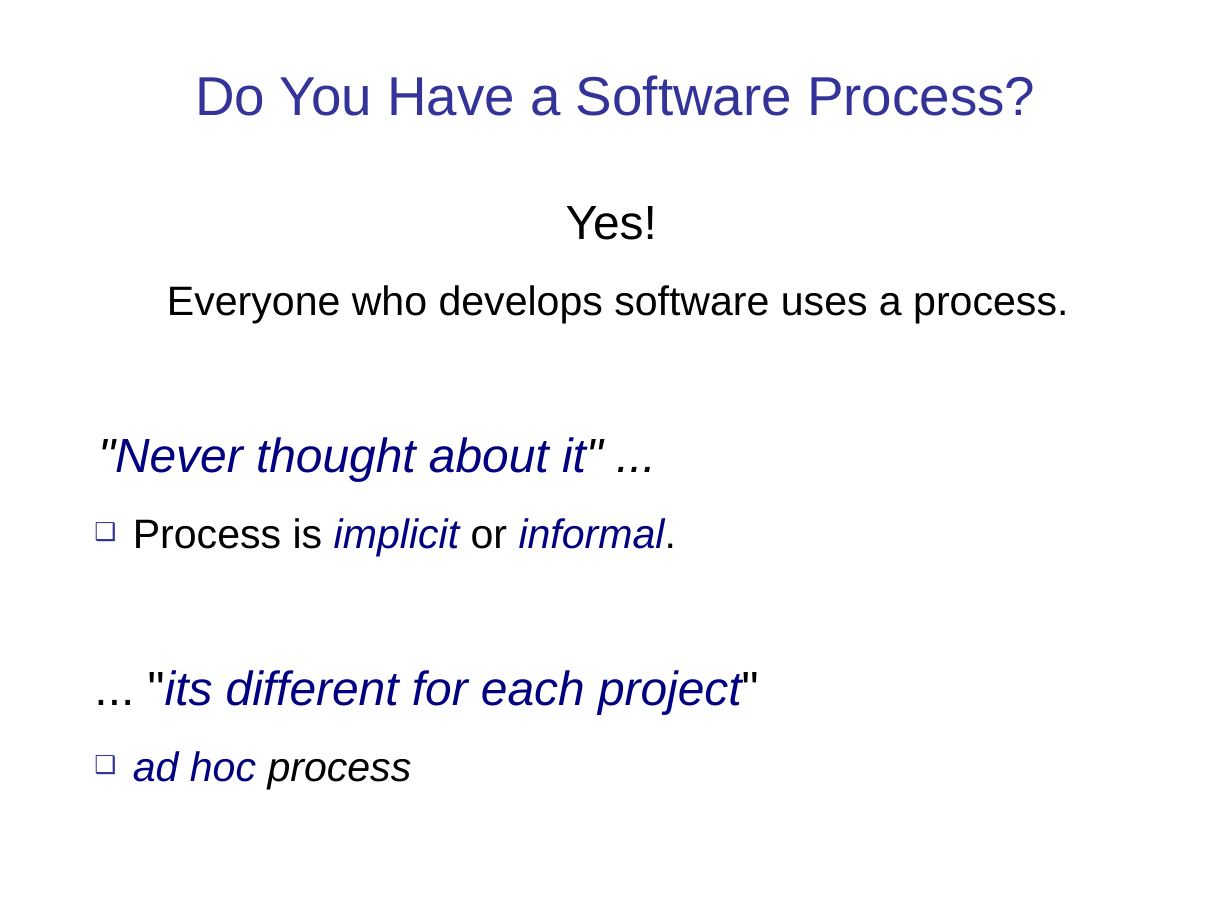
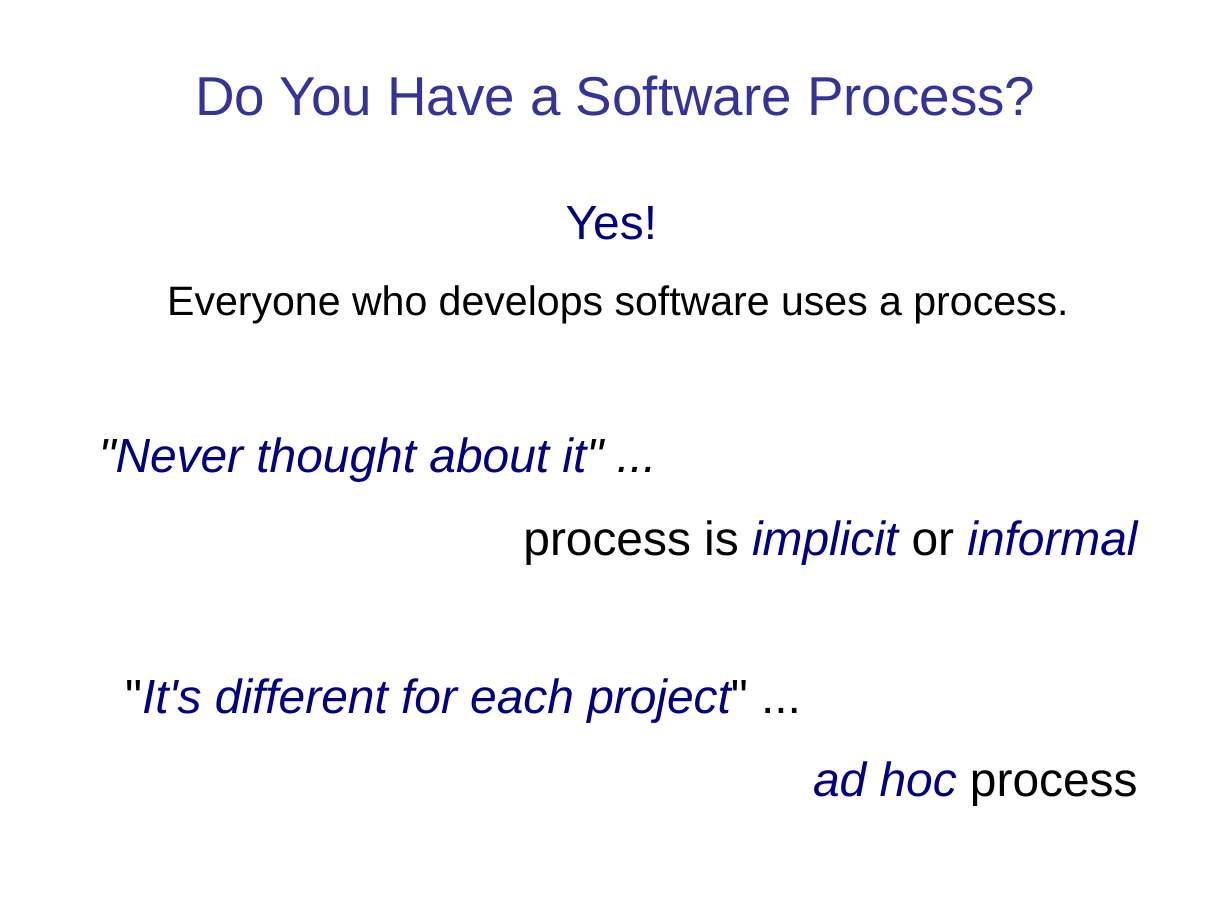
Before and after one commit to cpske/ISP, a slide deck: slide 8 of software-process/Introduction-software-process.ppt (slide 15 before the commit). Drawn at 1232x924 pixels with LibreOffice and Linux fonts; fonts in the diff are those of the drawing. Boxes give left, top, right and bottom in pixels: in the first picture for what was removed or moved away, otherwise in the second. Text is boxed around its words. In the diff, an @@ line names an element or a change of style, - is before the commit and + after.

Commit message:
work on software process intro

```diff
--- a/software-process/Introduction-software-process.ppt
+++ b/software-process/Introduction-software-process.ppt
@@ text at [566, 206, 1138, 805]: text colour #000000 to #000080 in "Yes!"; size 24 to 28 pt in "ad hoc process"; italic off in "process"; alignment left to right; bullet ❑ to none @@
@@ text at [125, 520, 1137, 722]: text changed @@
-❑ Process is implicit or informal.
-... "its different for each project"
+process is implicit or informal
+"It's different for each project" ...
```
Also in this commit, not shown: 10 other slides changed, 9 slides added, 2 slides removed, 5 other files.
